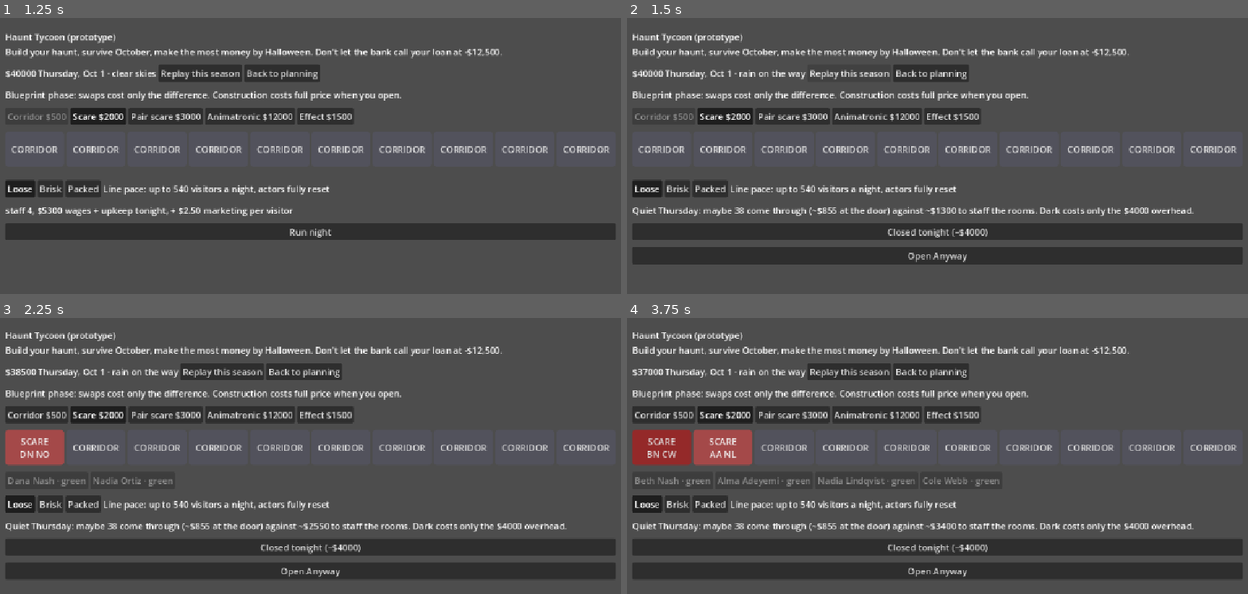
Above: before the commit, frames 1-4 (two rows, left to right).
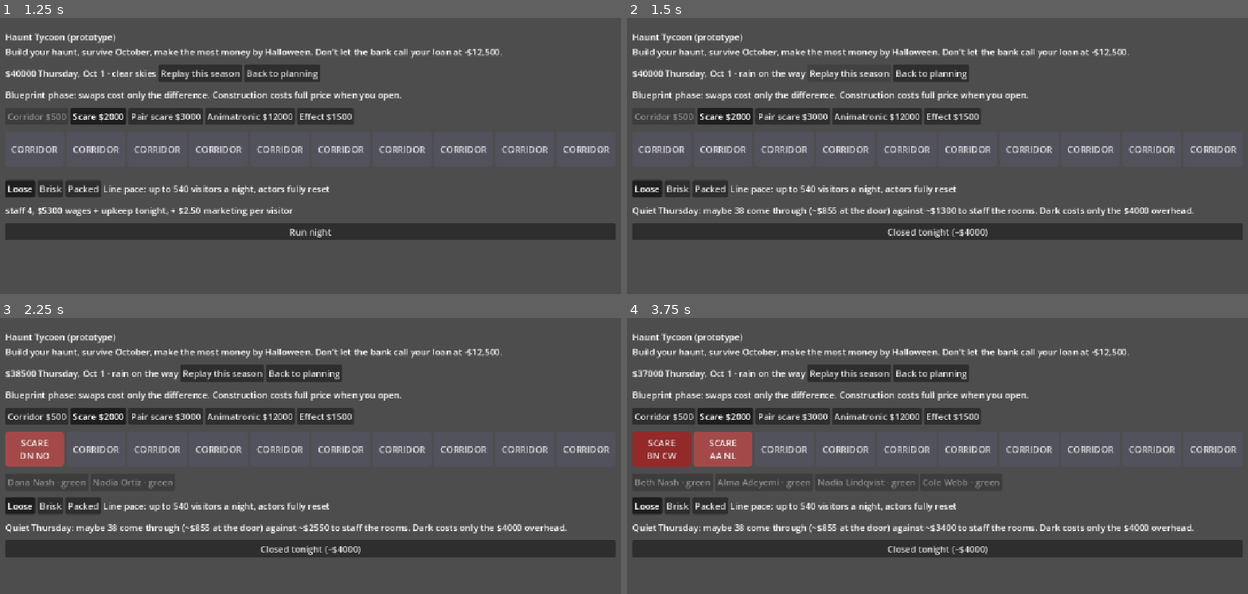
Above: after the commit, the same moments.

Repository: ajtran303/haunt-tycoon
Game: Godot game, scene res://game/pivot.tscn
Same seed, same stepped clock (60 frames per second), same inputs: the game is played once before the commit and once after it.
Inputs:
- Up to frame 1 (1.25 s): click "Start October" at 0.5 s
- Up to frame 2 (1.5 s): click "Replay this season" at 1.25 s
- Up to frame 3 (2.25 s): click "CORRIDOR" at 2 s
- Up to frame 4 (3.75 s): click "SCARE DN NO" at 2.75 s; click "CORRIDOR" at 3.5 s

Frame 1 is identical in both runs. In frame 2, 6.2% of the frame differs, in the area x 0-100%, y 82-90%; in frame 3, 16%; in frame 4, 16%, in the area x 0-100%, y 5-95%.

Commit message:
dead code

Diff:
--- a/game/main.gd
+++ b/game/main.gd
@@ -344,10 +344,6 @@
 			+ Night.upkeep_for(layout) + Night.NIGHTLY_OVERHEAD,
 			Night.MARKETING_PER_VISITOR,
 		]
-
-	if not %RunButton.disabled and pending_absent.is_empty():
-		%RunButton.text = "Stay closed (−$%.0f)" % Night.NIGHTLY_OVERHEAD if dark else "Run night"
-	%OpenAnywayButton.visible = dark and not %RunButton.disabled and pending_absent.is_empty()
 
 	var strain := "actors fully reset"
 	if interval <= PACES["Packed"]:
